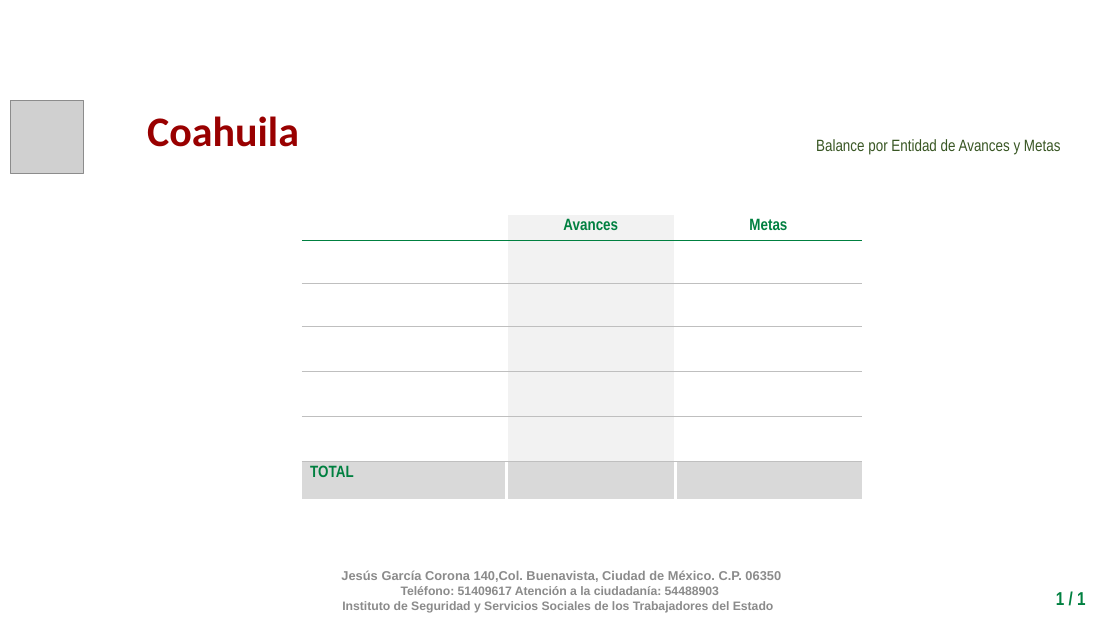
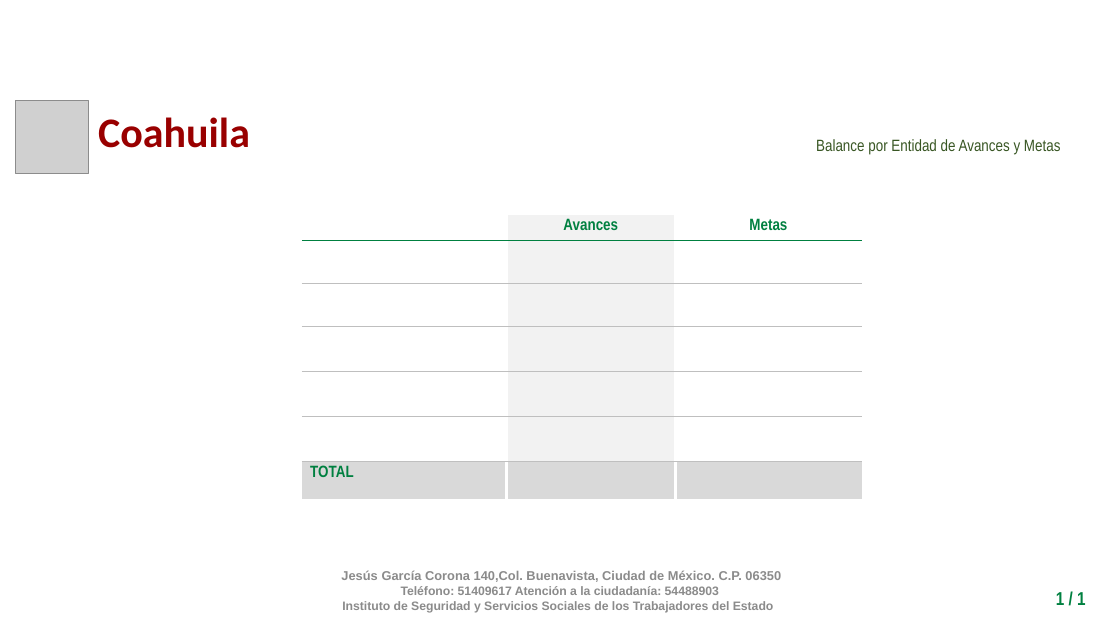
Before and after one commit to fpedro23/djangoISSSTE, a slide deck: slide 5 of djangoISSSTE/static/ppt/balance_por_estado.pptx. Drawn at 1120x630 pixels with LibreOffice and Linux fonts; fonts in the diff are those of the drawing; grey boxes stand for pictures; background and template pictures are left out. Boxes give left, top, right and bottom in pixels: in the first picture for what was removed or moved away, otherwise in the second. Text is boxed around its words. In the diff, an @@ line names an element or a change of style, - is before the commit and + after.

```diff
--- a/djangoISSSTE/static/ppt/balance_por_estado.pptx
+++ b/djangoISSSTE/static/ppt/balance_por_estado.pptx
@@ picture: place and size @@
-picture at (10,100,83,173)
+picture at (15,100,88,173)
@@ text "Coahuila": place and size @@
-text "Coahuila" at (147,116,299,147)
+text "Coahuila" at (98,117,250,148)
```
Also in this commit, not shown: 8 other slides changed, 7 other files.
